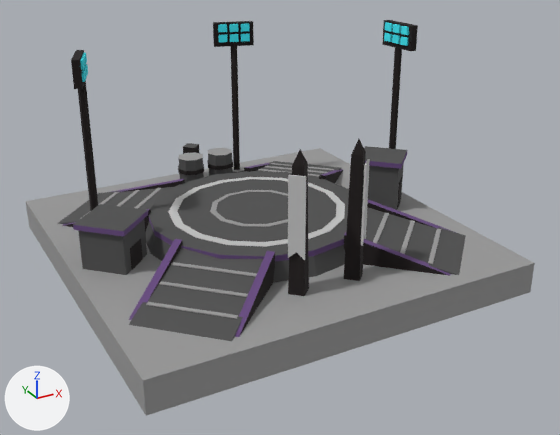
Renders of the Blender file art/models/buildings/pad.corrino.blend from each side of a commit.
Before and after are seen from a 50 mm camera at (-3.17, -6.22, 3.49) aimed at (0.08, -0.31, 0.53). Lighting does not change. The marker at lower left points along +X, +Y and +Z. The picture after the commit comes second.

Names of what the first picture shows: '_slab', 'body'.
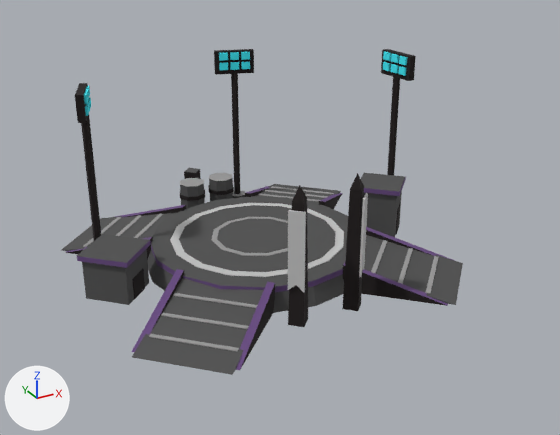
Changed parts and their boxes [x1, y1, x2, y2] in the pictures (560 x 435 px):
```json
{"object": "body", "change": "moved", "before": [58, 20, 466, 341], "after": [62, 49, 463, 375]}
{"object": "_slab", "change": "deleted", "before": [26, 148, 535, 416]}
```

The change, as JSON lines over the scene's bpy script:
```json
{"op": "set", "path": "ob_body.location", "old": "(0.0, 0.0, 0.0)", "new": "(0.0, 0.0, -0.3)"}
{"op": "remove", "block": "ob_slab", "code": ["ob_slab = bpy.data.objects.new('_slab', me_slab)", "ob_slab.location = (0.0, 0.0, 0.0)"]}
```
